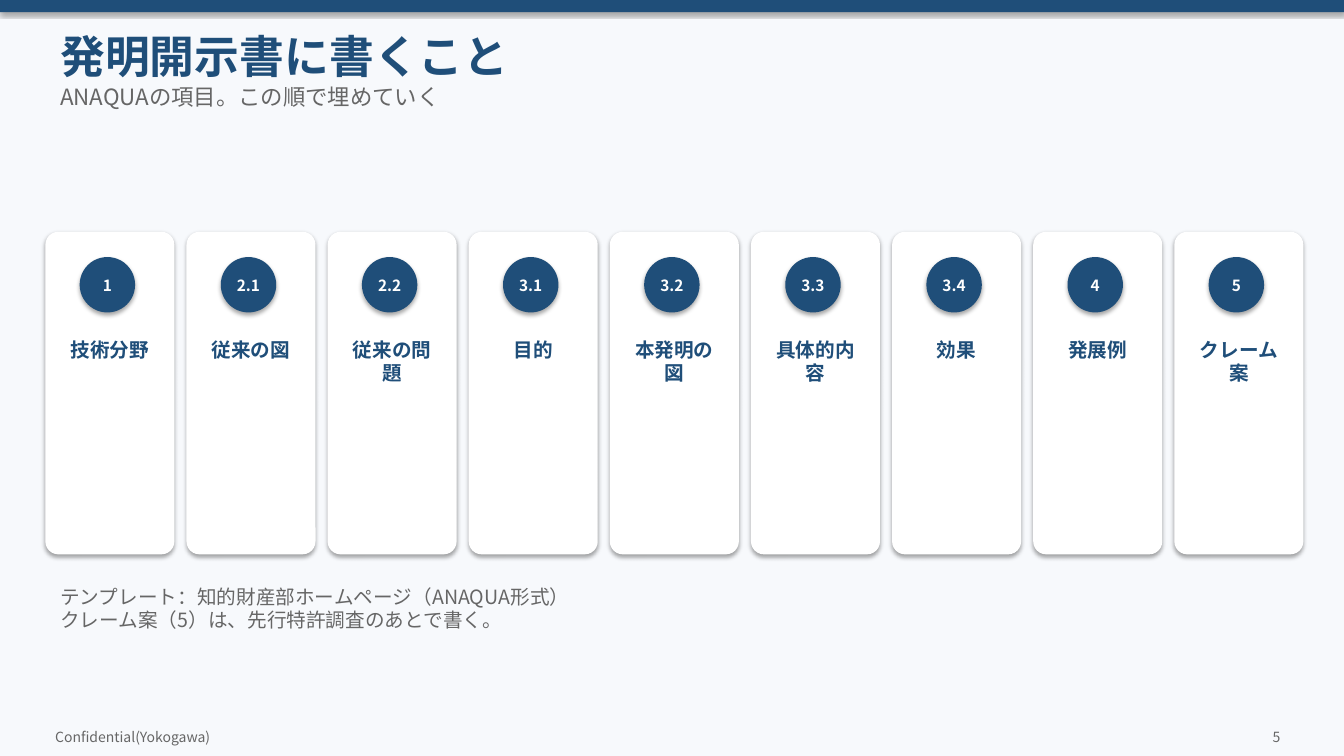
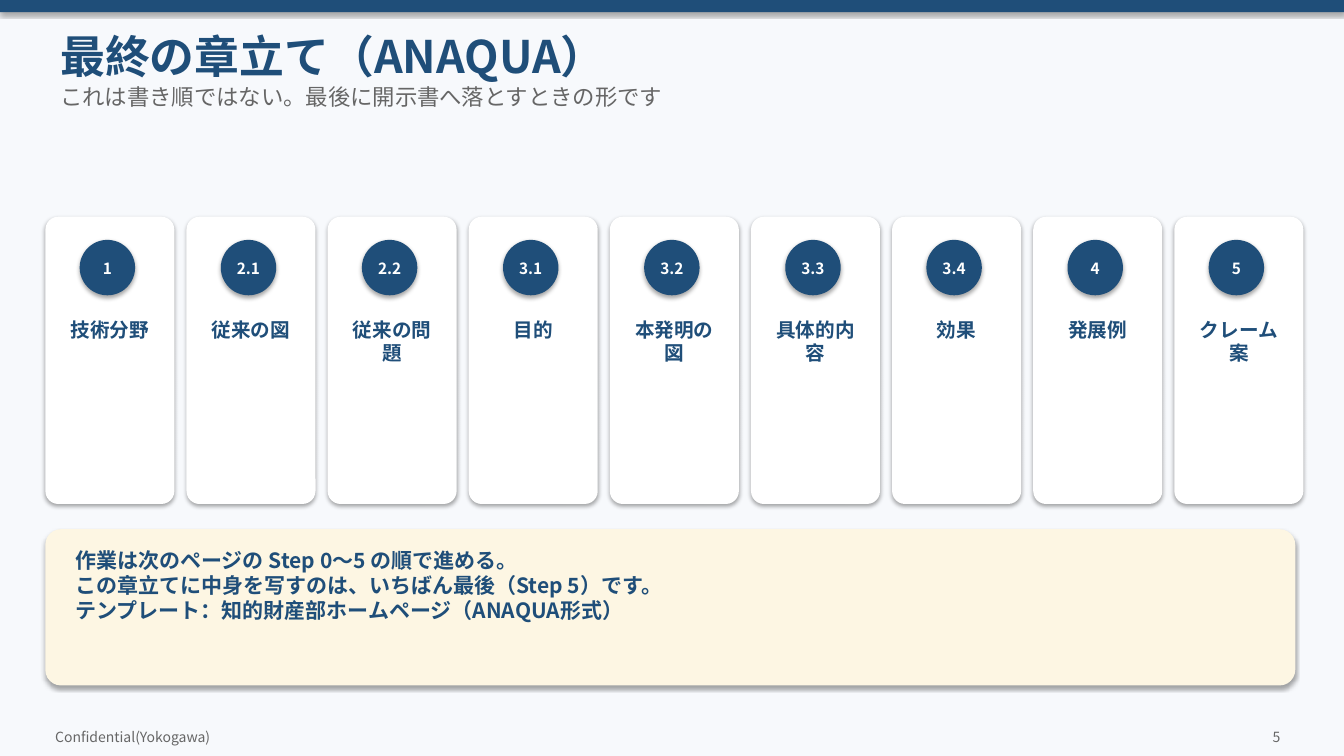
Before and after one commit to zhexingwang/ppt, a slide deck: slide 5 of decks/05_Copilot発明開示書/Copilot発明開示書_訂正反映.pptx. Drawn at 1344x756 pixels with LibreOffice and Linux fonts; fonts in the diff are those of the drawing. Boxes give left, top, right and bottom in pixels: in the first picture for what was removed or moved away, otherwise in the second. Text is boxed around its words. In the diff, an @@ line names an element or a change of style, - is before the commit and + after.

```diff
--- a/decks/05_Copilot発明開示書/Copilot発明開示書_訂正反映.pptx
+++ b/decks/05_Copilot発明開示書/Copilot発明開示書_訂正反映.pptx
@@ text at bbox=[60, 34, 606, 82]: text changed @@
-発明開示書に書くこと
+最終の章立て（ANAQUA）
@@ text at bbox=[60, 86, 662, 107]: text changed @@
-ANAQUAの項目。この順で埋めていく
+これは書き順ではない。最後に開示書へ落とすときの形です
@@ rounded rectangle: place and size @@
-rounded rectangle at bbox=[45, 232, 174, 555]
+rounded rectangle at bbox=[45, 217, 174, 504]
@@ rounded rectangle: place and size @@
-rounded rectangle at bbox=[187, 232, 316, 555]
+rounded rectangle at bbox=[187, 217, 316, 504]
@@ rounded rectangle: place and size @@
-rounded rectangle at bbox=[328, 232, 457, 555]
+rounded rectangle at bbox=[328, 217, 457, 504]
@@ rounded rectangle: place and size @@
-rounded rectangle at bbox=[469, 232, 598, 555]
+rounded rectangle at bbox=[469, 217, 598, 504]
@@ rounded rectangle: place and size @@
-rounded rectangle at bbox=[610, 232, 739, 555]
+rounded rectangle at bbox=[610, 217, 739, 504]
@@ rounded rectangle: place and size @@
-rounded rectangle at bbox=[751, 232, 880, 555]
+rounded rectangle at bbox=[751, 217, 880, 504]
@@ rounded rectangle: place and size @@
-rounded rectangle at bbox=[892, 232, 1021, 555]
+rounded rectangle at bbox=[892, 217, 1021, 504]
@@ rounded rectangle: place and size @@
-rounded rectangle at bbox=[1033, 232, 1163, 555]
+rounded rectangle at bbox=[1033, 217, 1163, 504]
@@ rounded rectangle: place and size @@
-rounded rectangle at bbox=[1175, 232, 1304, 555]
+rounded rectangle at bbox=[1175, 217, 1304, 504]
@@ 9 texts, 9 ellipses: place and size @@
-9 texts, 9 ellipses at bbox=[80, 257, 1264, 313]
+9 texts, 9 ellipses at bbox=[80, 240, 1264, 295]
@@ text "技術分野": place and size @@
-text "技術分野" at bbox=[71, 340, 149, 359]
+text "技術分野" at bbox=[71, 320, 149, 339]
@@ text "従来の図": place and size @@
-text "従来の図" at bbox=[212, 340, 290, 359]
+text "従来の図" at bbox=[212, 320, 290, 339]
@@ text "従来の問題": place and size @@
-text "従来の問題" at bbox=[353, 340, 431, 386]
+text "従来の問題" at bbox=[353, 320, 431, 366]
@@ text "目的": place and size @@
-text "目的" at bbox=[514, 340, 553, 359]
+text "目的" at bbox=[514, 320, 553, 339]
@@ text "本発明の図": place and size @@
-text "本発明の図" at bbox=[635, 340, 713, 386]
+text "本発明の図" at bbox=[635, 320, 713, 366]
@@ text "具体的内容": place and size @@
-text "具体的内容" at bbox=[776, 340, 854, 382]
+text "具体的内容" at bbox=[776, 320, 854, 362]
@@ text "効果": place and size @@
-text "効果" at bbox=[937, 340, 976, 359]
+text "効果" at bbox=[937, 320, 976, 339]
@@ text "発展例": place and size @@
-text "発展例" at bbox=[1068, 340, 1127, 359]
+text "発展例" at bbox=[1068, 320, 1127, 339]
@@ text "クレーム案": place and size @@
-text "クレーム案" at bbox=[1200, 341, 1278, 386]
+text "クレーム案" at bbox=[1200, 321, 1278, 366]
@@ rounded rectangle added at bbox=[45, 529, 1296, 686], fill #FDF6E3 @@
@@ text at bbox=[75, 550, 662, 623]: text changed; size 14 to 15 pt; text colour #666666 to #1F4E79; bold on @@
-テンプレート：知的財産部ホームページ（ANAQUA形式）
-クレーム案（5）は、先行特許調査のあとで書く。
+作業は次のページの Step 0〜5 の順で進める。
+この章立てに中身を写すのは、いちばん最後（Step 5）です。
+テンプレート：知的財産部ホームページ（ANAQUA形式）
```
Also in this commit, not shown: 11 other slides changed, 14 slides added, 1 slide removed, 28 other files.
